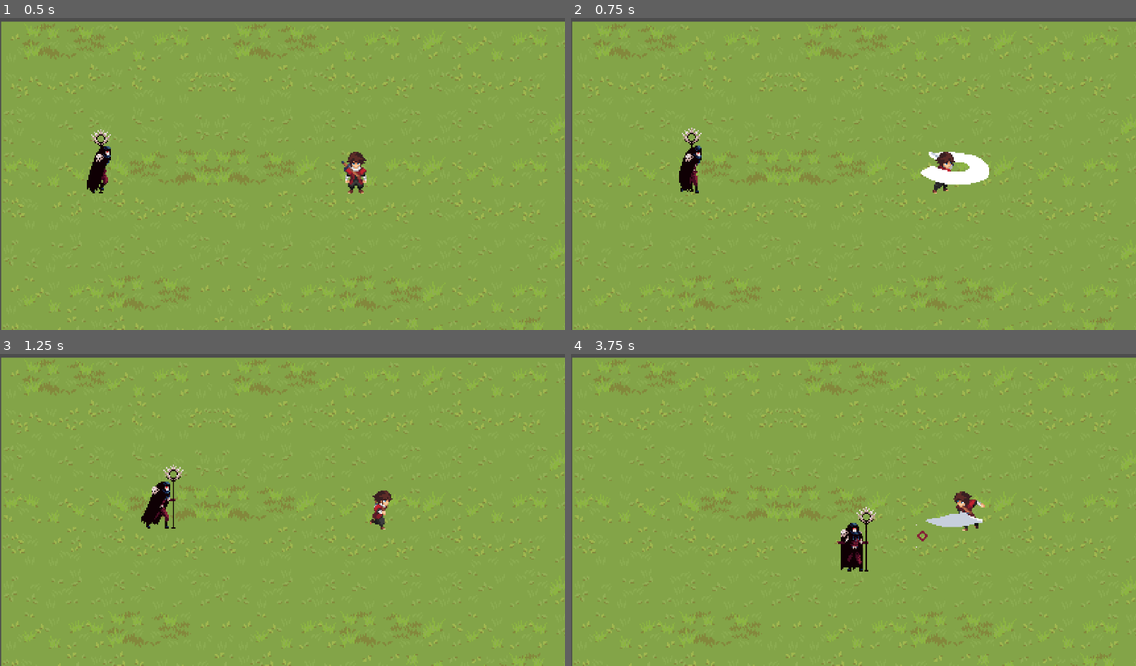
Above: before the commit, frames 1-4 (two rows, left to right).
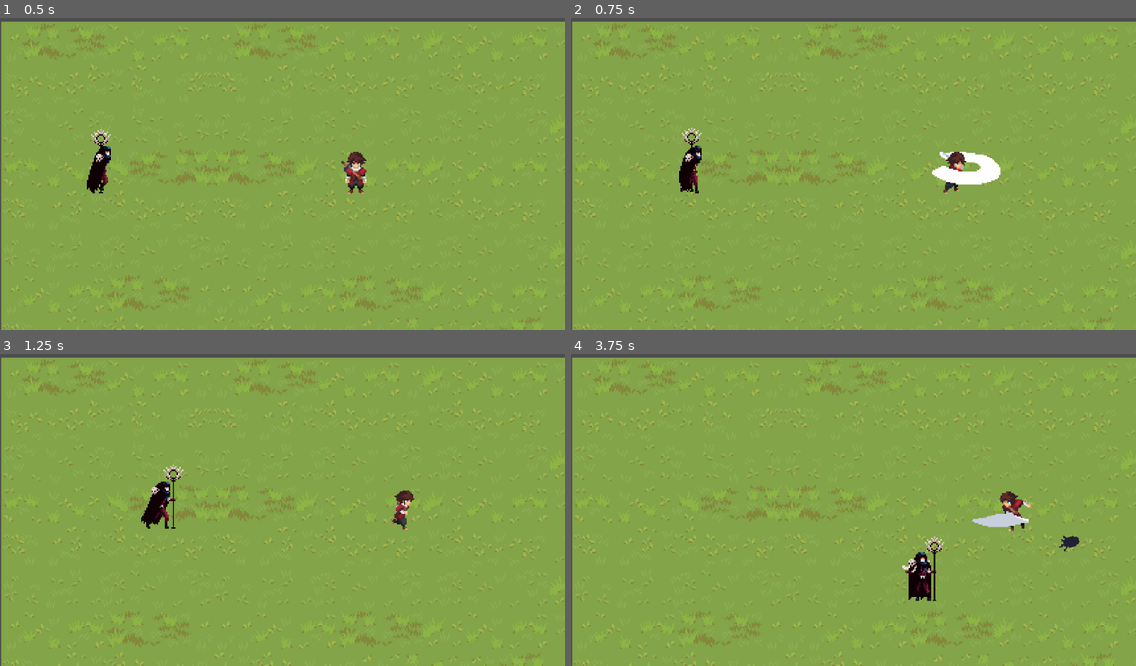
Above: after the commit, the same moments.

Repository: NicolasLuciano/Stones-Unhallowed
Game: Godot game, scene res://scenes/levels/kingdom_01/kingdom_01.tscn
Two runs of this game, one before a commit and one after it. Both use one fixed random seed, a clock stepped at 60 frames per second and the inputs below.
Inputs (mouse positions are in pixels of both pictures, inside the frame that each line leads up to):
- Up to frame 1 (0.5 s): no input
- Up to frame 2 (0.75 s): move the mouse to (977, 158) at 0.52 s; hold D (right) from 0.53 s (still down); click (977, 158) at 0.6 s
- Up to frame 3 (1.25 s): keep holding D (right)
- Up to frame 4 (3.75 s): move the mouse to (740, 525) at 1.27 s; release D (right) at 1.28 s; hold S (down) 1.28-2.03 s; click (740, 525) at 1.35 s; move the mouse to (910, 441) at 2.02 s; hold D (right) 2.03-2.78 s; click (910, 441) at 2.1 s; move the mouse to (825, 572) at 2.77 s; hold W (up) 2.78-3.53 s; click (825, 572) at 2.85 s; move the mouse to (1023, 556) at 3.52 s; hold A (left) from 3.53 s (still down); click (1023, 556) at 3.6 s

Frame 1 is identical in both runs. In frame 2, 0.8% of the frame differs, in the area x 20-76%, y 39-57%; in frame 3, 0.5%; in frame 4, 2.6%, in the area x 47-90%, y 44-80%.

Commit message:
intento de dash enemigo

Diff:
--- a/scenes/characters/player/player.gd
+++ b/scenes/characters/player/player.gd
@@ -1,6 +1,6 @@
 extends CharacterBody2D
 
-@export var speed: int = 100
+@export var speed: int = 200
 @export var damage: int = 20
 @export var health: int = 20
 enum State {IDLE, RUN, ATTACK}
--- a/scenes/characters/player/player.tscn
+++ b/scenes/characters/player/player.tscn
@@ -756,7 +756,7 @@
 
 [node name="Player" type="CharacterBody2D" unique_id=276134883 groups=["player"]]
 collision_layer = 0
-collision_mask = 0
+collision_mask = 4
 script = ExtResource("1_blysn")
 
 [node name="AnimatedSprite2D" type="AnimatedSprite2D" parent="." unique_id=870520923]
@@ -781,7 +781,7 @@
 position = Vector2(-20.5, 8)
 shape = SubResource("RectangleShape2D_dsast")
 
-[node name="Hurtbox" type="CollisionShape2D" parent="." unique_id=990242694]
+[node name="CollisionShape" type="CollisionShape2D" parent="." unique_id=990242694]
 shape = SubResource("CapsuleShape2D_bsn6e")
 debug_color = Color(0.9757804, 0.15746608, 0, 0.41960785)
 
--- a/scenes/levels/kingdom_01/Boss_01.tscn
+++ b/scenes/levels/kingdom_01/Boss_01.tscn
@@ -1377,6 +1377,7 @@
 animation = &"spawn"
 
 [node name="Area2D" type="Area2D" parent="." unique_id=1083447569]
+collision_layer = 4
 collision_mask = 2
 
 [node name="Hurtbox" type="CollisionShape2D" parent="Area2D" unique_id=426461118]
@@ -1387,4 +1388,8 @@
 wait_time = 1.266
 one_shot = true
 
+[node name="Dash_Cooldown" type="Timer" parent="." unique_id=1584316896]
+wait_time = 0.269
+one_shot = true
+
 [connection signal="area_entered" from="Area2D" to="." method="_on_area_2d_area_entered"]
--- a/scenes/levels/kingdom_01/boss_01.gd
+++ b/scenes/levels/kingdom_01/boss_01.gd
@@ -1,17 +1,19 @@
 extends CharacterBody2D
 
 # --- Estados ---
-enum State {SPAWN, IDLE, WALK, ATTACK, GET_HIT, DEATH}
+enum State {SPAWN, IDLE, WALK, ATTACK, GET_HIT, DEATH, DASH}
 var current_state = State.SPAWN
 
 # --- Referencias ---
 @onready var sprite = $AnimatedSprite2D
 @export var projectile_scene : PackedScene
 @onready var attack_cooldown = $Attack_Cooldown
+@onready var dash_cooldown = $Dash_Cooldown
 # --- Stats ---
 var health = 100
 var speed = 60
 var attack_range = 100  # distancia a la que ataca
+var dash_range = 150  # distancia a la que dashea
 var detect_range = 500  # distancia a la que detecta al player
 var player = null
 
@@ -42,6 +44,11 @@
 			pass
 		State.SPAWN:
 			pass
+		State.DASH:
+			if dash_cooldown.is_stopped():
+				speed = 60
+				change_state(State.WALK)
+			move_towards_player()
 
 # --- Máquina de estados ---
 func change_state(new_state: State):
@@ -59,6 +66,10 @@
 			sprite.play("get_hit")
 		State.DEATH:
 			sprite.play("death")
+		State.DASH:
+			speed = 200
+			dash_cooldown.start()
+			sprite.play("walk")
 
 func _on_animation_finished():
 	match current_state:
@@ -75,11 +86,16 @@
 func look_for_player():
 	if player == null:
 		return
+	if current_state == State.DASH:
+		return  # ← no interrumpas el dash
 	var distance = global_position.distance_to(player.global_position)
-	if distance <= attack_range and attack_cooldown.is_stopped():
+	if distance<= dash_range and distance >= attack_range:
+		if current_state != State.DASH:
+			change_state(State.DASH)
+	elif distance <= attack_range and attack_cooldown.is_stopped():
 		if current_state != State.ATTACK:
 			change_state(State.ATTACK)
-	elif distance <= detect_range:
+	elif distance <= detect_range and distance >= dash_range:
 		if current_state != State.WALK:
 			change_state(State.WALK)
 	else:
